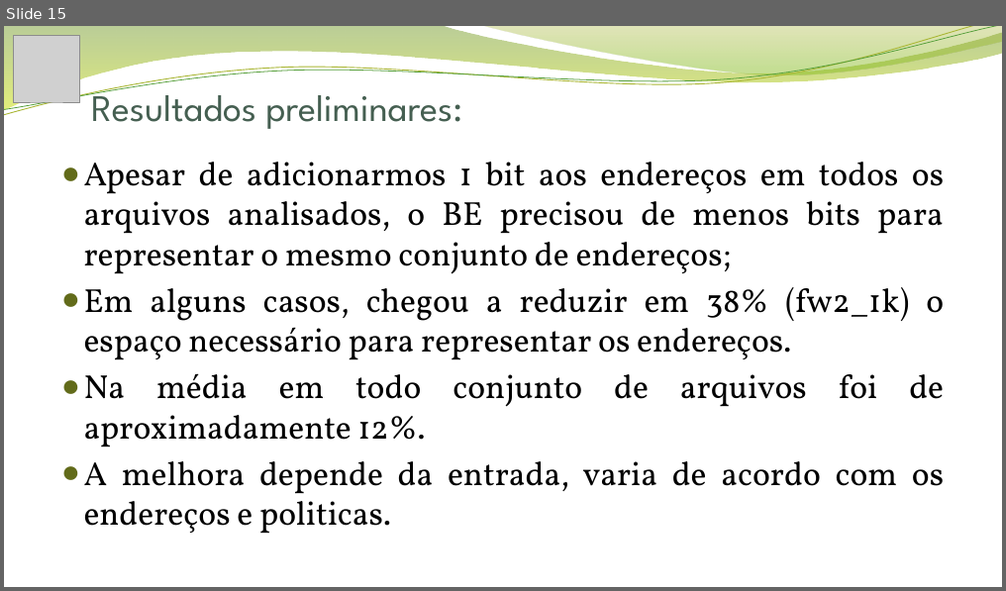
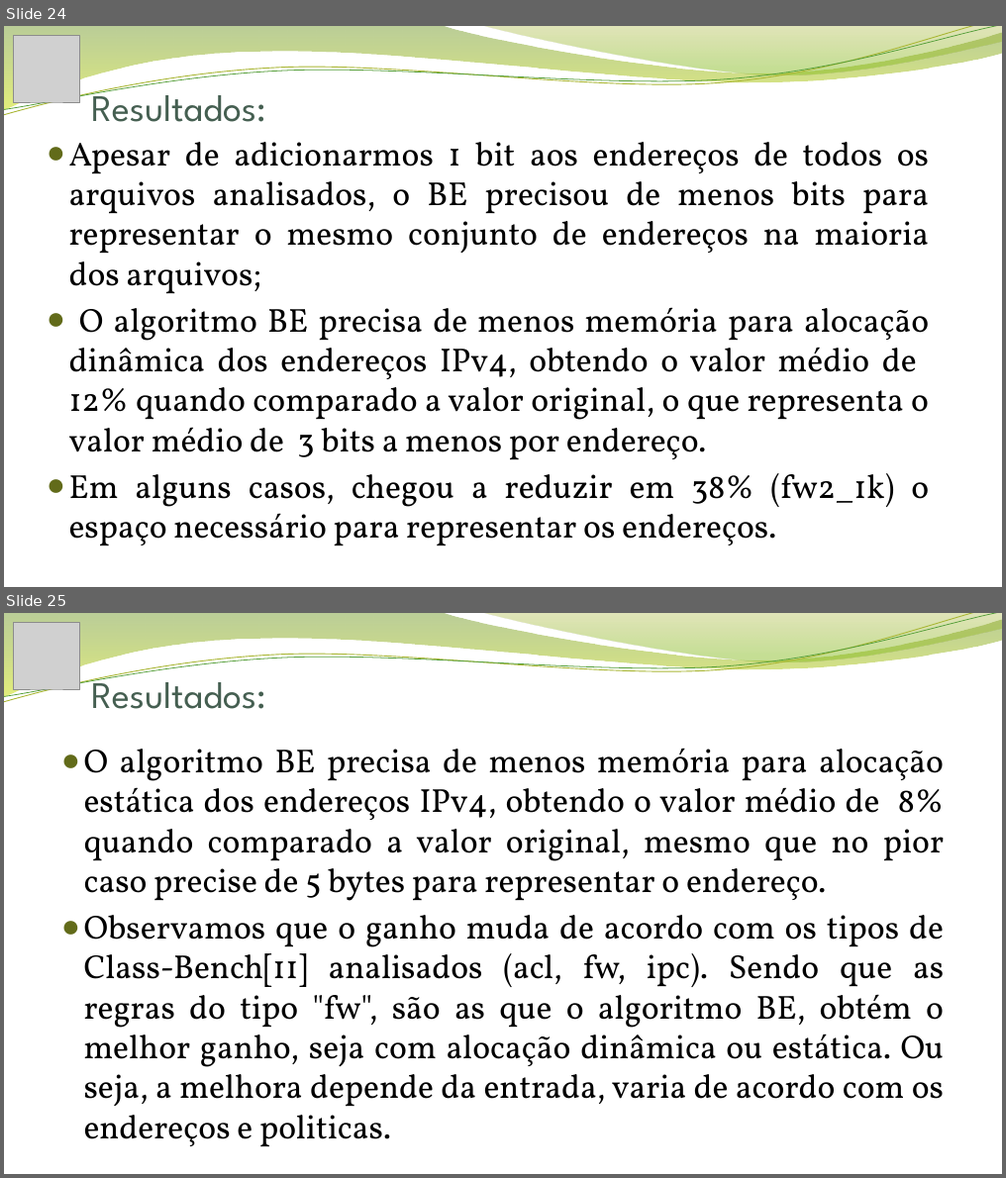
Before and after one commit to jonathanalvesoliveira/neurocutseb, a slide deck: Apresentação Final.pptx. Shown one above the other, each under a label of ours: slide 15 before the commit, slides 24 and 25 after it. The pictures are 1006x591 and 1006x1178 pixels, drawn with LibreOffice and Linux fonts; fonts in the diff are those of the drawing; grey boxes stand for pictures; background and template pictures are left out. Boxes give left, top, right and bottom in pixels: in the first picture for what was removed or moved away, otherwise in the second. Text is boxed around its words. In the diff, an @@ line names an element or a change of style, - is before the commit and + after.

```diff
--- a/Apresentação Final.pptx
+++ b/Apresentação Final.pptx
@@ slide 25 added at bbox=[4, 613, 1002, 1174], background picture (left out); not listed: 4 template elements that a slide beside it also shows @@
@@ picture added at bbox=[14, 622, 79, 688] @@
@@ title added at bbox=[91, 670, 266, 709], 36 pt, text #455F51 @@
+Resultados:
@@ text added at bbox=[84, 748, 944, 1148], 32 pt, text #000000 @@
+● O algoritmo BE precisa de menos memória para alocação estática dos endereços IPv4, obtendo o valor médio de 8% quando comparado a valor original, mesmo que no pior caso precise de 5 bytes para representar o endereço.
+● Observamos que o ganho muda de acordo com os tipos de Class-Bench[11] analisados (acl, fw, ipc). Sendo que as regras do tipo "fw", são as que o algoritmo BE, obtém o melhor ganho, seja com alocação dinâmica ou estática. Ou seja, a melhora depende da entrada, varia de acordo com os endereços e politicas.
@@ what was slide 15 is now slide 24 @@
@@ slide 24 changed as well @@
@@ title at bbox=[91, 83, 266, 122]: text changed @@
-Resultados preliminares:
+Resultados:
@@ text "Apesar de adicionarmos 1 bit ...": place and size @@
-text "Apesar de adicionarmos 1 bit ..." at bbox=[84, 162, 944, 534]
+text "Apesar de adicionarmos 1 bit ..." at bbox=[69, 142, 929, 547]
@@ text at bbox=[69, 142, 929, 461]: text changed @@
-● Apesar de adicionarmos 1 bit aos endereços em todos os arquivos analisados, o BE precisou de menos bits para representar o mesmo conjunto de endereços;
+● Apesar de adicionarmos 1 bit aos endereços de todos os arquivos analisados, o BE precisou de menos bits para representar o mesmo conjunto de endereços na maioria dos arquivos;
+● O algoritmo BE precisa de menos memória para alocação dinâmica dos endereços IPv4, obtendo o valor médio de 12% quando comparado a valor original, o que representa o valor médio de 3 bits a menos por endereço.
@@ text at bbox=[84, 373, 944, 534]: paragraphs removed @@
-● Na média em todo conjunto de arquivos foi de aproximadamente 12%.
-● A melhora depende da entrada, varia de acordo com os endereços e politicas.
```
Also in this commit, not shown: 11 other slides changed, 18 other slides added, 3 slides removed, 6 other files.
